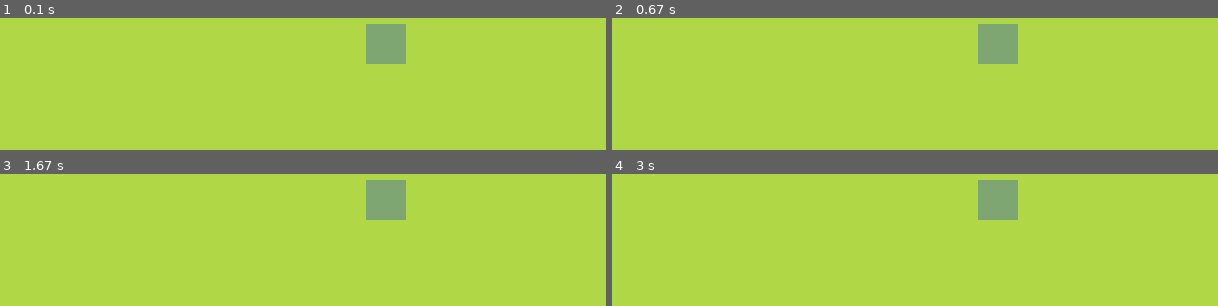
Above: before the commit, frames 1-4 (two rows, left to right).
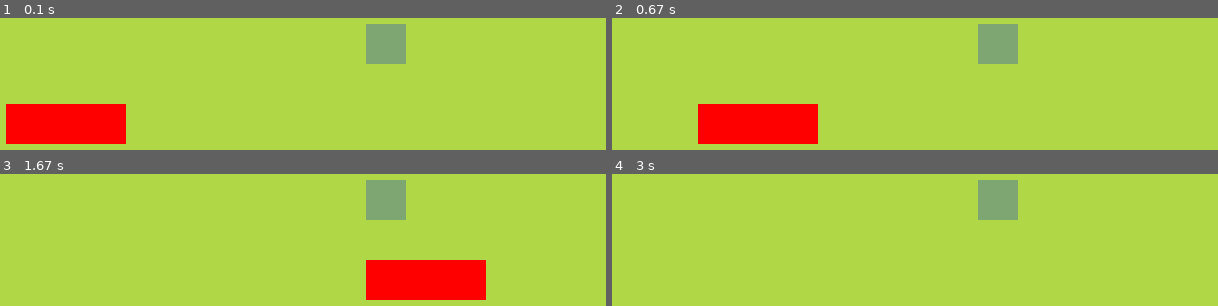
Above: after the commit, the same moments.

Repository: sean-d/pygame-snake
Game: pygame game, started from game.py
The game is run twice, just before and just after one commit, with the same random seed, the same clock (stepped at 60 frames per second) and the same inputs.
Inputs:
- Up to frame 1 (0.1 s): no input
- Up to frame 2 (0.67 s): no input
- Up to frame 3 (1.67 s): no input
- Up to frame 4 (3 s): no input

The runs differ from the first frame. In frame 1, 6.0% of the frame differs, in the area x 0-21%, y 65-96%; in frame 2, 6.0%; in frame 3, 6.0%; in frame 4, nothing differs.

Commit message:
updated readme with design spec info. made snake move to the right

Diff:
--- a/game.py
+++ b/game.py
@@ -1,5 +1,6 @@
 import random
 import sys, pygame
+from pygame.math import Vector2
 from settings import cell_number, cell_size
 
 
@@ -8,14 +9,30 @@
     def __init__(self):
         self.x = random.randint(0, cell_number - 1)
         self.y = random.randint(0, cell_number - 1)
-        self.pos = pygame.math.Vector2(self.x, self.y)
+        self.pos = Vector2(self.x, self.y)
 
     def draw_fruit(self):
-        # this will place the fruit in a grid-like position as everything is based on the size of each cell
-        # position will be determined by the above vector2 x/y values
-        # Rect expects ints. when working with Vector we get floats. So cast to int making things explicit.
         fruit_rect = pygame.Rect(int(self.pos.x * cell_size), int(self.pos.y * cell_size), cell_size, cell_size)
         pygame.draw.rect(screen, (126, 166, 114), fruit_rect)
+
+
+class SNAKE:
+    def __init__(self):
+        # list containing all snake body parts as vectors
+        self.body = [Vector2(5, 10), Vector2(6, 10), Vector2(7, 10)]
+        self.direction = Vector2(1,0)
+
+    def draw_snake(self):
+        for block in self.body:
+            snake_body_rect = pygame.Rect(int(block.x * cell_size), int(block.y * cell_size), cell_size, cell_size)
+            pygame.draw.rect(screen, (255, 0, 0), snake_body_rect)
+
+    def move_snake(self):
+        body_double = self.body[:-1]
+        body_double.insert(0, body_double[0] + self.direction)
+        self.body = body_double[:]
+
+
 
 
 pygame.init()
@@ -23,13 +40,21 @@
 clock = pygame.time.Clock()
 
 Orange = FRUIT()
+Snake = SNAKE()
+
+SNAKE_IS_MOVING = pygame.USEREVENT
+pygame.time.set_timer(SNAKE_IS_MOVING, 150)
+
 while True:
     for event in pygame.event.get():
         if event.type == pygame.QUIT:
             pygame.quit()
             sys.exit()
+        if event.type == SNAKE_IS_MOVING:
+            Snake.move_snake()
 
     screen.fill((175, 215, 70))
     Orange.draw_fruit()
+    Snake.draw_snake()
     pygame.display.update()
     clock.tick(60)
Not shown, changed: README.md
